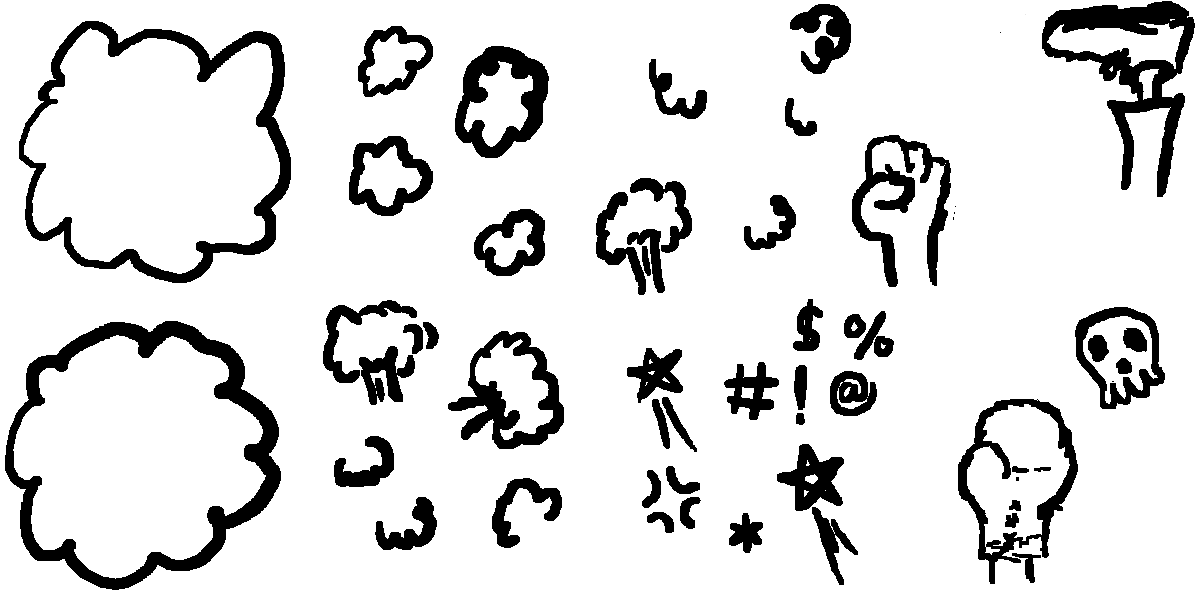
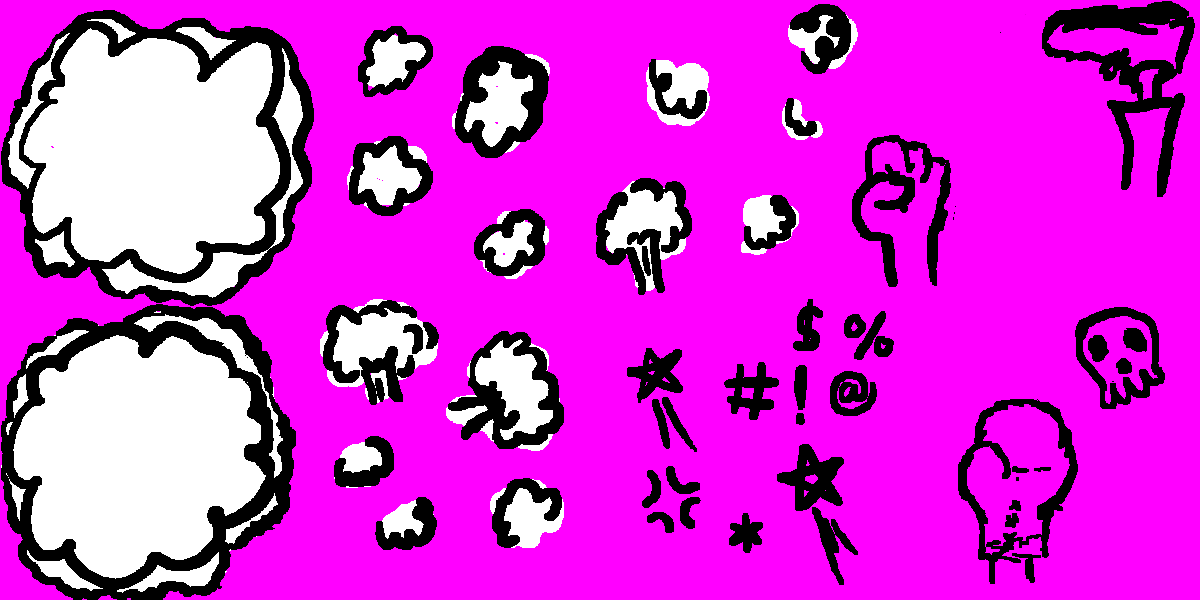
Before/after of a w=1200, h=600 layered artwork. What changed in the layer stack:
renamed "Layer 1" to "Outline", painted on it over [1, 1, 1195, 600]
added layer "Color" above "BackDrop" over [1, 9, 858, 597]
added layer "BackDrop" over [0, 0, 1200, 600]
